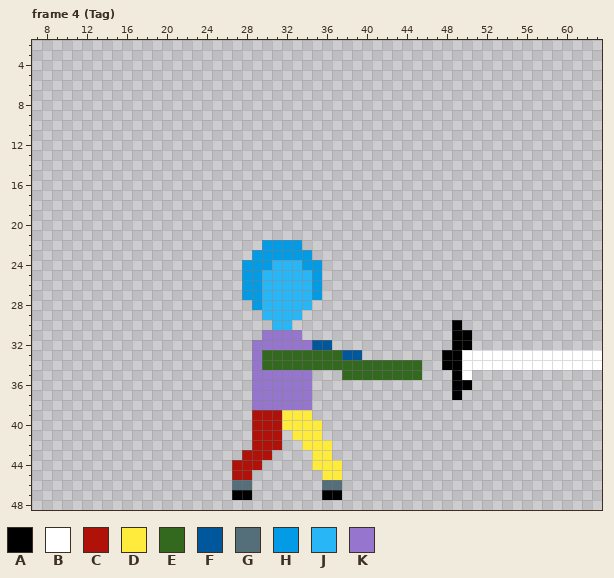
Pixel-art file: The Fallen Guardian/Assets/Art/Characters/Player/_Sword/Player_Sword_Attack_Right.aseprite. The picture above is the old version.
64x64 pixels, 24 frames. Pixels under 10% opacity are left out. Shown: frame 4 (Tag): x 7..63, y 2..48. The commit also changed other frames, which this record leaves out.
Palette (. is transparent): A #000000  B #ffffff  C #b0120a  D #ffeb3b  E #33691e  F #01579b  G #546e7a  H #039be5  J #29b6f6  K #9575cd
After the commit:
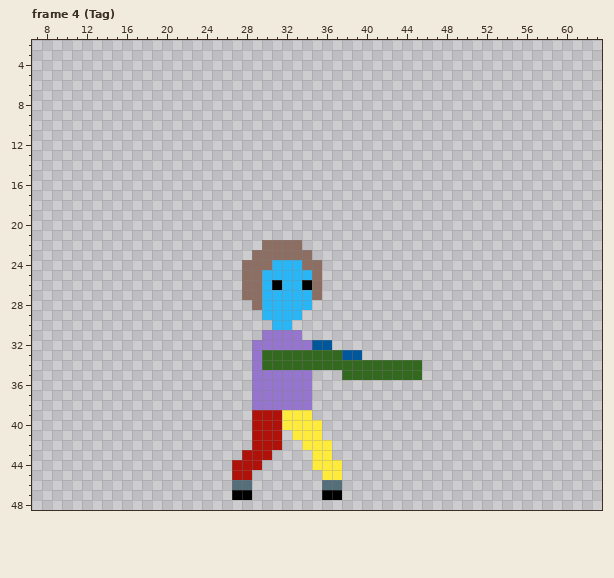
What changed:
layer "Weapons/Sword" now hidden
layer "Body Parts/Head" added
layer "Eyes/Eyes 0" now shown
layer "Hair/Hair 0" now shown
layer "Parts Copy/Head" removed
colour H: #039be5 -> #8d6e63
Frame 4 (Tag):
y 26: x 31 J -> A; x 34 J -> A
y 30: x 49 A -> .
y 31..32: x 49..50 AA -> ..
y 33..34: x 48..63 AABBBBBBBBBBBBBB -> ................
y 35: x 49..50 AB -> ..
y 36: x 49..50 AA -> ..
y 37: x 49 A -> .
